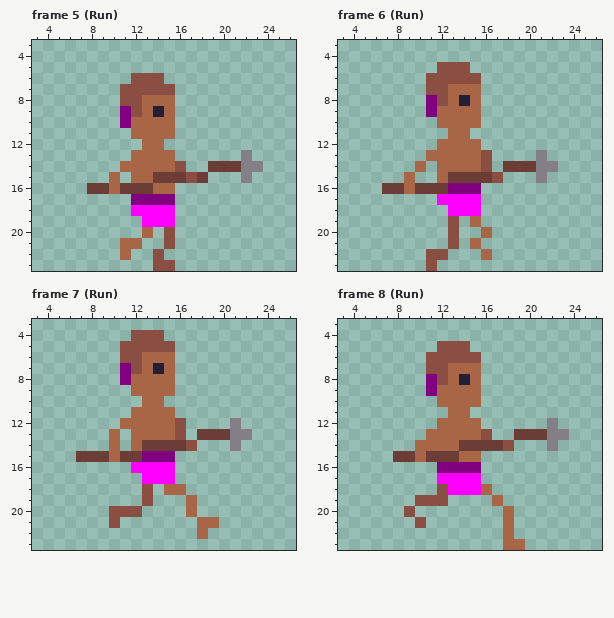
Two versions of one pixel-art file, Pixel Art/Units/Skirmisher.ase. Above is the file before it was changed.
30x24 pixels, 27 frames. Shown: frame 5 (Run): x 3..26, y 3..23; frame 6 (Run): x 3..26, y 3..23; frame 7 (Run): x 3..26, y 3..23; frame 8 (Run): x 3..26, y 3..23. The commit also changed other frames, which this record leaves out.
New version:
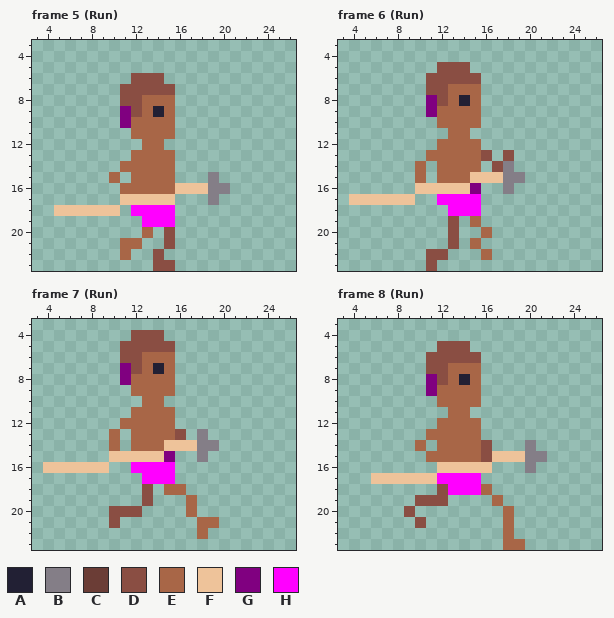
Palette (. is transparent): A #222034  B #847e87  C #6b3d36  D #8a4e43  E #a86647  F #eec39a  G #800080  H #ff00ff
Changes in this commit:
--- frame 5 (Run), layers "Spear", "Person"
@@ x 3..26 @@
 12 ..........EE............
-13 .........EEEE......B....
-14 ........EEEEED..CCCBB...
-15 .......E.EECCCDC...B....
-16 .....CCECCCEE...........
-17 .........GGGG...........
-18 .........HHHH...........
+13 .........EEEE...........
+14 ........EEEEE...........
+15 .......E.EEEE...B.......
+16 ........EEEEEFFFBB......
+17 ........FFFFF...B.......
+18 ..FFFFFF.HHHH...........
 19 ..........HHH...........
--- frame 6 (Run), layers "Spear", "Person"
@@ x 3..26 @@
 12 .........EEEE...........
-13 ........EEEEED....B.....
-14 .......E.EEEED.CCCBB....
-15 ......E..ECCCCD...B.....
-16 ....CCECCCGGG...........
-17 .........HHHH...........
+13 ........EEEEED.D........
+14 .......E.EEEE.DB........
+15 .......E.EEEFFFBB.......
+16 .......FFFFFG..B........
+17 .FFFFFF..HHHH...........
 18 ..........HHH...........
--- frame 7 (Run), layers "Spear", "Person"
@@ x 3..26 @@
 11 .........EEEE...........
-12 ........EEEEED....B.....
-13 .......E.EEEED.CCCBB....
-14 .......E.ECCCCD...B.....
-15 ....CCCECCGGG...........
-16 .........HHHH...........
+12 ........EEEEE...........
+13 .......E.EEEED.B........
+14 .......E.EEEFFFBB.......
+15 .......FFFFFG..B........
+16 .FFFFFF..HHHH...........
 17 ..........HHH...........
--- frame 8 (Run), layers "Spear", "Person"
@@ x 3..26 @@
 11 ..........EE............
-12 .........EEEE......B....
-13 ........EEEEED..CCCBB...
-14 .......EEEECCCCD...B....
-15 .....CCECCCEE...........
-16 .........GGGG...........
-17 .........HHHH...........
+12 .........EEEE...........
+13 ........EEEEE...........
+14 .......E.EEEED...B......
+15 ........EEEEEDFFFBB.....
+16 .........FFFFF...B......
+17 ...FFFFFFHHHH...........
 18 .........DHHHE..........
Changed places in both pictures, as pixel boxes (x1, y1, x2, y2):
changed: (54, 150, 263, 216)
changed: (349, 150, 558, 205)
changed: (43, 418, 252, 473)
changed: (371, 418, 569, 484)
